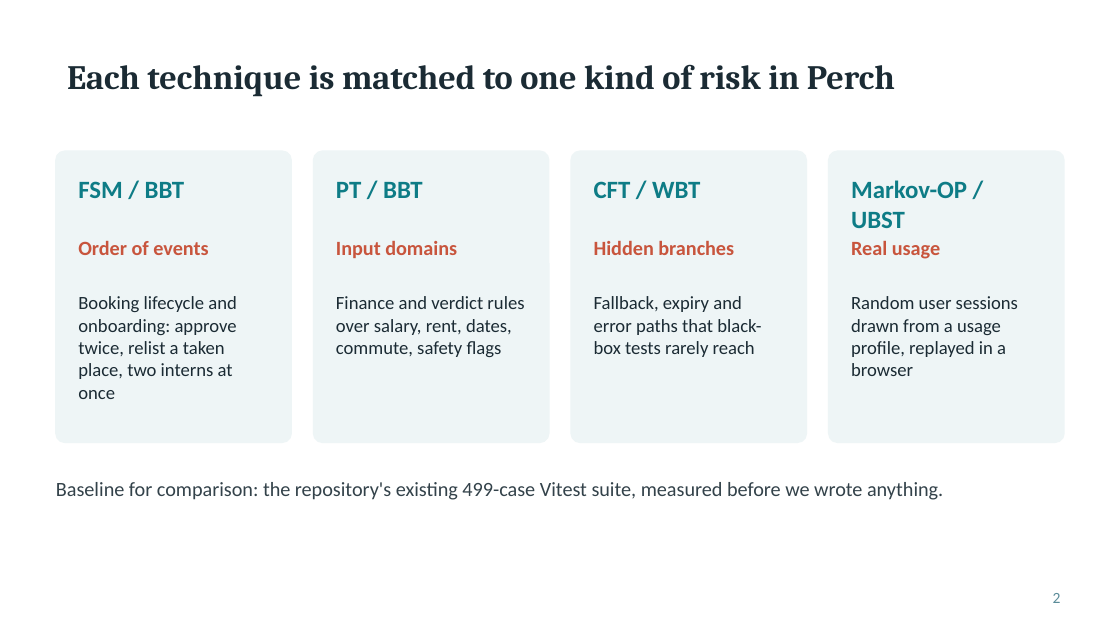
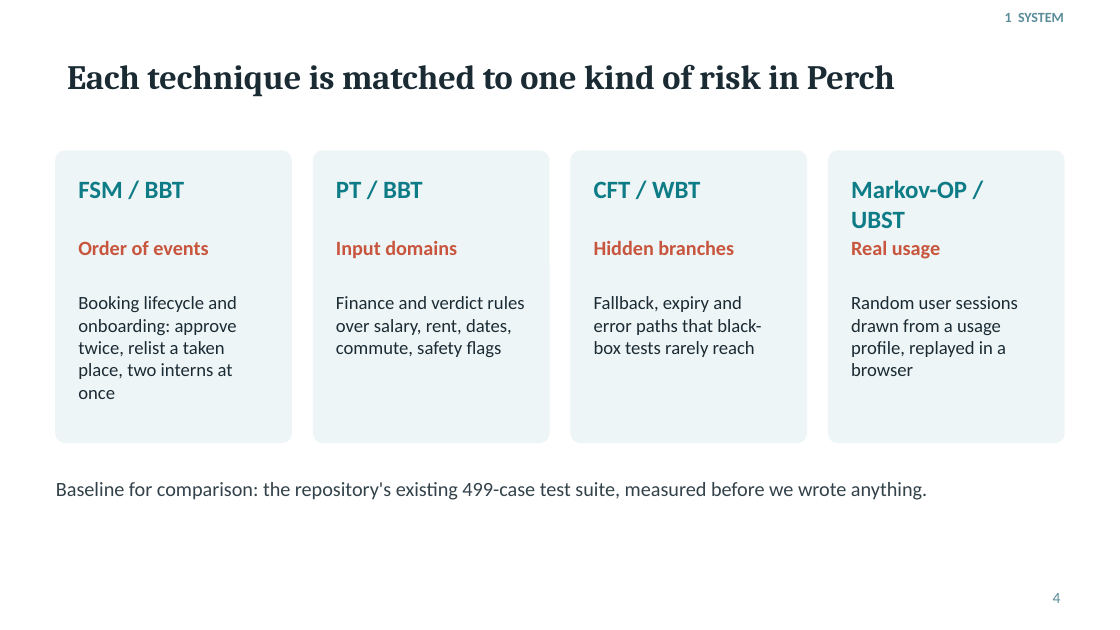
Before and after one commit to JaydenManyrath/Perch, a slide deck: slide 4 of docs/testing/demo/Perch_Testing_Demo.pptx (slide 2 before the commit). Drawn at 1120x630 pixels with LibreOffice and Linux fonts; fonts in the diff are those of the drawing. Boxes give left, top, right and bottom in pixels: in the first picture for what was removed or moved away, otherwise in the second. Text is boxed around its words. In the diff, an @@ line names an element or a change of style, - is before the commit and + after.

```diff
--- a/docs/testing/demo/Perch_Testing_Demo.pptx
+++ b/docs/testing/demo/Perch_Testing_Demo.pptx
@@ text added at [1005,13,1064,22], 9 pt, text #5B8C99, bold @@
+1 SYSTEM
@@ text at [56,482,927,500]: text changed @@
-Baseline for comparison: the repository's existing 499-case Vitest suite, measured before we wrote anything.
+Baseline for comparison: the repository's existing 499-case test suite, measured before we wrote anything.
@@ page number at [1053,593,1061,603]: text changed @@
-2
+4
```
Also in this commit, not shown: 5 other slides changed, 8 slides added, 3 slides removed, 13 other files.
